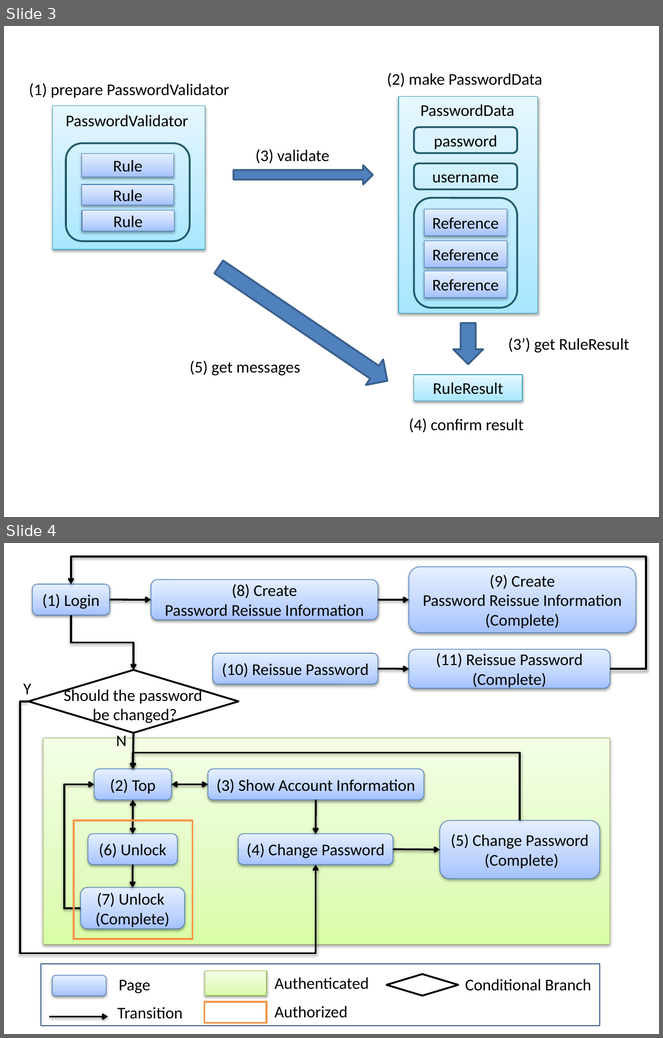
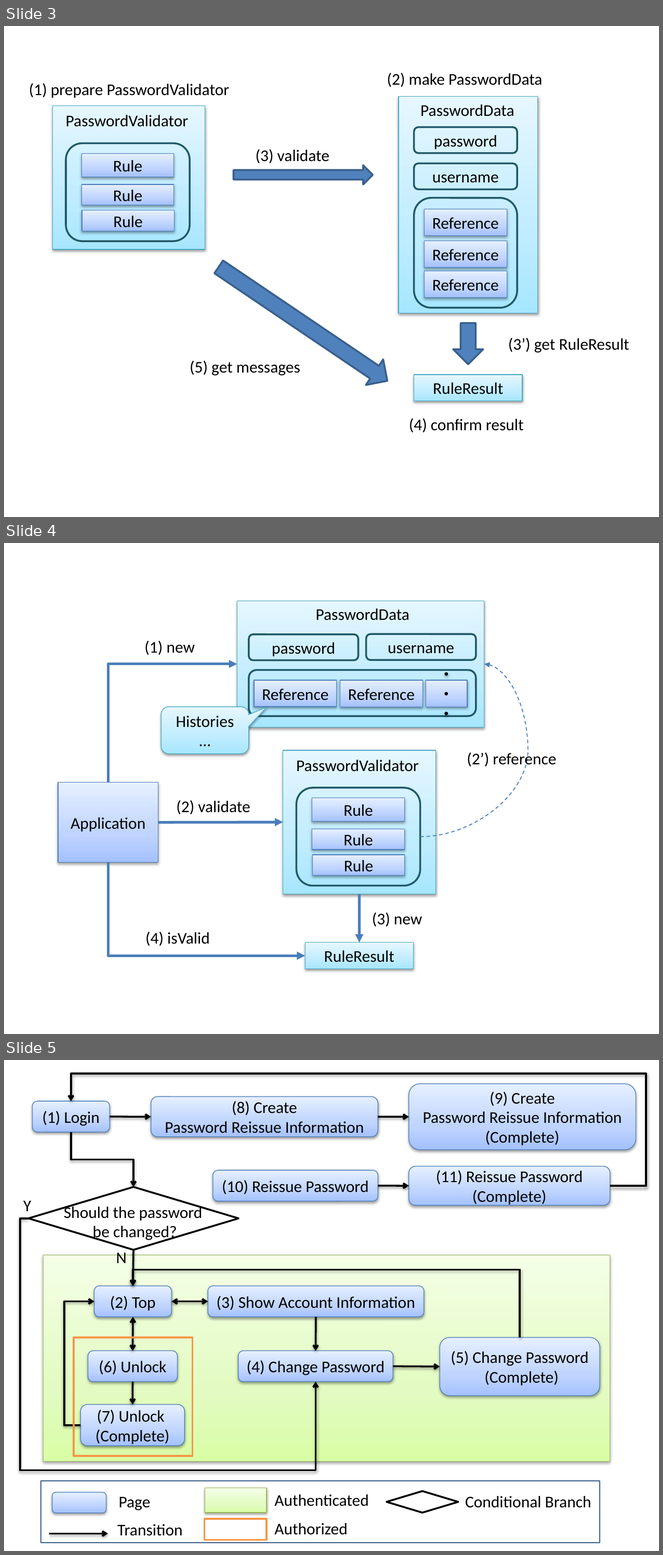
Before and after one commit to ynojima/guideline, a slide deck: source/Security/images_SecureLoginDemo/materialSecureLoginDemo.pptx. Shown one above the other, each under a label of ours: slides 3 and 4 before the commit, slides 3, 4 and 5 after it. The pictures are 663x1038 and 663x1555 pixels, drawn with LibreOffice and Linux fonts; fonts in the diff are those of the drawing. Boxes give left, top, right and bottom in pixels: in the first picture for what was removed or moved away, otherwise in the second. Text is boxed around its words. In the diff, an @@ line names an element or a change of style, - is before the commit and + after.

```diff
--- a/source/Security/images_SecureLoginDemo/materialSecureLoginDemo.pptx
+++ b/source/Security/images_SecureLoginDemo/materialSecureLoginDemo.pptx
@@ slide 4 added at [4,543,659,1034], background #FFFFFF @@
@@ rectangle added at [237,601,484,727], fill gradient #A7E6FF to #C1EDFF to #E7F8FF, outline #46AAC5 0.75 pt @@
@@ text added at [316,609,410,620], 18 pt, text #000000 @@
+PasswordData
@@ rounded rectangle added at [249,635,359,661], outline #215968 2 pt, 18 pt, text #000000 @@
+password
@@ rounded rectangle added at [366,634,476,661], outline #215968 2 pt, 18 pt, text #000000 @@
+username
@@ text added at [144,641,195,655], 18 pt, text #000000 @@
+(1) new
@@ elbow arrow added from (108, 783) to (237, 664), #4B7EBC 3 pt @@
@@ curved arrow added from (420, 837) to (484, 664), #4B7EBC 1 pt dashed @@
@@ rounded rectangle added at [249,670,476,716], outline #215968 2 pt @@
@@ rectangle added at [254,680,337,707], fill gradient #A4C4FF to #BFD4FF to #E6EEFF, outline #4B7EBC 0.75 pt, 18 pt, text #000000 @@
+Reference
@@ rectangle added at [340,681,423,707], fill gradient #A4C4FF to #BFD4FF to #E6EEFF, outline #4B7EBC 0.75 pt, 18 pt, text #000000 @@
+Reference
@@ rectangle added at [426,681,467,707], fill gradient #A4C4FF to #BFD4FF to #E6EEFF, outline #4B7EBC 0.75 pt, 18 pt, text #000000 @@
+・・・
@@ rounded speech box added at [161,707,249,754], fill gradient #A7E6FF to #C1EDFF to #E7F8FF, outline #46AAC5 0.75 pt, 18 pt, text #000000 @@
+Histories …
@@ rectangle added at [283,750,436,894], fill gradient #A7E6FF to #C1EDFF to #E7F8FF, outline #46AAC5 0.75 pt @@
@@ text added at [296,760,419,772], 18 pt, text #000000 @@
+PasswordValidator
@@ text added at [467,753,556,769], 18 pt, text #000000 @@
+(2’) reference
@@ rectangle added at [59,783,158,863], fill gradient #A4C4FF to #BFD4FF to #E6EEFF, outline #4B7EBC 0.75 pt, 18 pt, text #000000 @@
+Application
@@ rounded rectangle added at [296,788,420,886], outline #215968 2 pt @@
@@ text added at [176,800,250,814], 18 pt, text #000000 @@
+(2) validate
@@ rectangle added at [312,798,404,822], fill gradient #A4C4FF to #BFD4FF to #E6EEFF, outline #4B7EBC 0.75 pt, 18 pt, text #000000 @@
+Rule
@@ arrow added from (158, 823) to (283, 822), #4B7EBC 3 pt @@
@@ rectangle added at [312,830,404,850], fill gradient #A4C4FF to #BFD4FF to #E6EEFF, outline #4B7EBC 0.75 pt, 18 pt, text #000000 @@
+Rule
@@ elbow arrow added from (108, 863) to (306, 956), #4B7EBC 3 pt @@
@@ rectangle added at [312,855,405,875], fill gradient #A4C4FF to #BFD4FF to #E6EEFF, outline #4B7EBC 0.75 pt, 18 pt, text #000000 @@
+Rule
@@ arrow added from (360, 894) to (359, 943), #4B7EBC 3 pt @@
@@ text added at [372,913,422,927], 18 pt, text #000000 @@
+(3) new
@@ text added at [145,932,210,946], 18 pt, text #000000 @@
+(4) isValid
@@ rectangle added at [306,943,414,969], fill gradient #A7E6FF to #C1EDFF to #E7F8FF, outline #46AAC5 0.75 pt, 18 pt, text #000000 @@
+RuleResult
@@ what was slide 4 is now slide 5 @@
```
Also in this commit, not shown: 2 other files.
